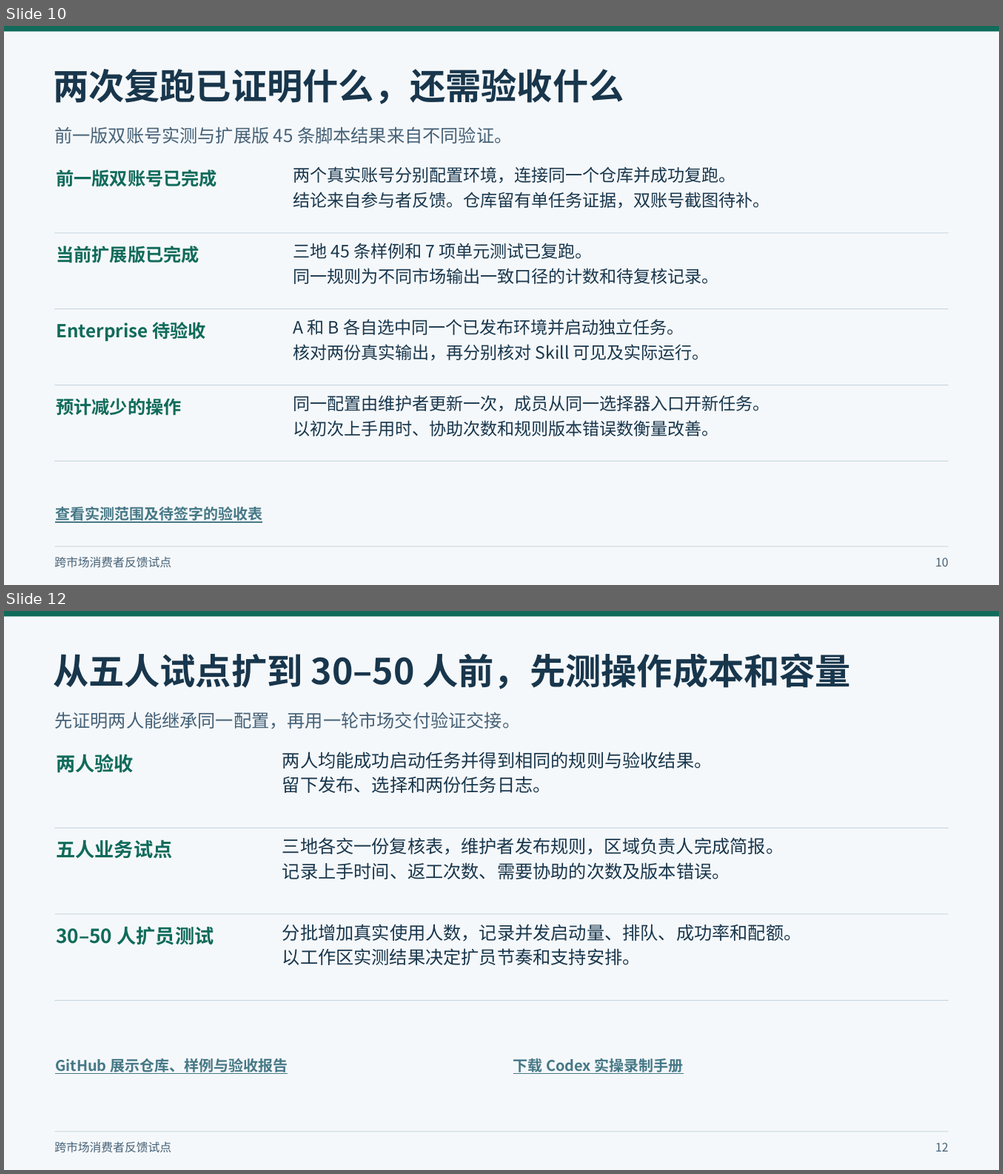
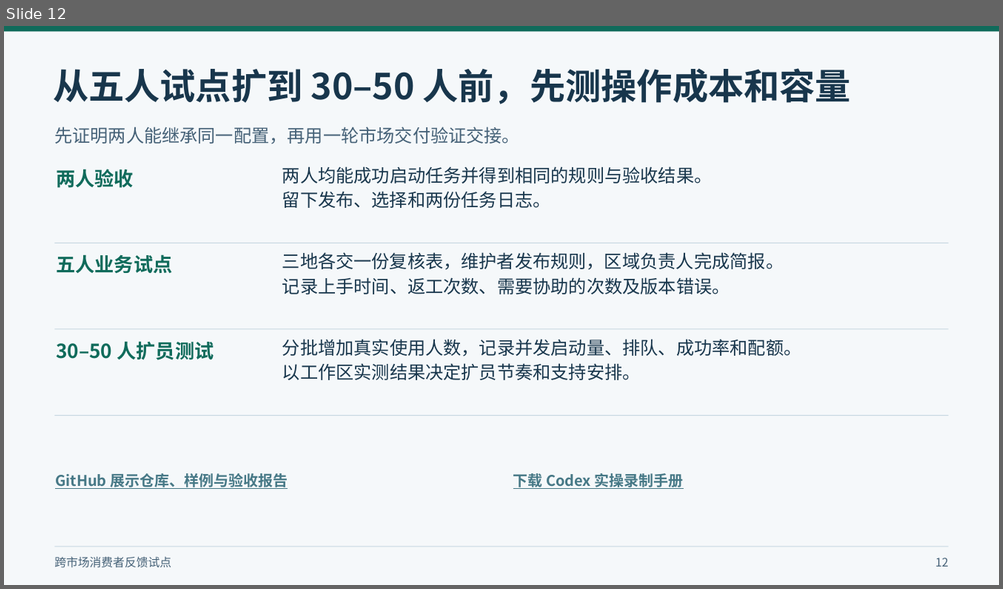
Before and after one commit to peterljlj/market-feedback-cloud-demo, a slide deck: docs/demo/enterprise-cloud-collaboration.pptx. Shown one above the other, each under a label of ours: slides 10 and 12 before the commit, slide 12 after it; the slides between them are not shown. The pictures are 1003x1174 and 1003x589 pixels, drawn with LibreOffice and Linux fonts; fonts in the diff are those of the drawing. Boxes give left, top, right and bottom in pixels: in the first picture for what was removed or moved away, otherwise in the second. Text is boxed around its words. In the diff, an @@ line names an element or a change of style, - is before the commit and + after.

```diff
--- a/docs/demo/enterprise-cloud-collaboration.pptx
+++ b/docs/demo/enterprise-cloud-collaboration.pptx
@@ slide 10 removed at (x1=4, y1=26, x2=999, y2=585), background #FFFFFF @@
@@ rectangle removed at (x1=4, y1=26, x2=999, y2=585) @@
@@ rectangle removed at (x1=4, y1=26, x2=999, y2=31) @@
@@ text removed at (x1=53, y1=68, x2=623, y2=104) @@
-两次复跑已证明什么，还需验收什么
@@ text removed at (x1=54, y1=127, x2=512, y2=144) @@
-前一版双账号实测与扩展版 45 条脚本结果来自不同验证。
@@ text removed at (x1=56, y1=170, x2=217, y2=187) @@
-前一版双账号已完成
@@ text removed at (x1=293, y1=167, x2=736, y2=184) @@
-两个真实账号分别配置环境，连接同一个仓库并成功复跑。
@@ text removed at (x1=293, y1=192, x2=770, y2=209) @@
-结论来自参与者反馈。仓库留有单任务证据，双账号截图待补。
@@ rectangle removed at (x1=55, y1=232, x2=948, y2=233) @@
@@ text removed at (x1=56, y1=246, x2=199, y2=263) @@
-当前扩展版已完成
@@ text removed at (x1=293, y1=243, x2=592, y2=259) @@
-三地 45 条样例和 7 项单元测试已复跑。
@@ text removed at (x1=293, y1=268, x2=719, y2=284) @@
-同一规则为不同市场输出一致口径的计数和待复核记录。
@@ rectangle removed at (x1=55, y1=309, x2=948, y2=309) @@
@@ text removed at (x1=56, y1=322, x2=206, y2=342) @@
-Enterprise 待验收
@@ text removed at (x1=293, y1=319, x2=683, y2=335) @@
-A 和 B 各自选中同一个已发布环境并启动独立任务。
@@ text removed at (x1=293, y1=344, x2=709, y2=361) @@
-核对两份真实输出，再分别核对 Skill 可见及实际运行。
@@ rectangle removed at (x1=55, y1=385, x2=948, y2=386) @@
@@ text removed at (x1=56, y1=398, x2=181, y2=416) @@
-预计减少的操作
@@ text removed at (x1=293, y1=395, x2=771, y2=412) @@
-同一配置由维护者更新一次，成员从同一选择器入口开新任务。
@@ text removed at (x1=293, y1=420, x2=719, y2=437) @@
-以初次上手用时、协助次数和规则版本错误数衡量改善。
@@ rectangle removed at (x1=55, y1=461, x2=948, y2=462) @@
@@ text removed at (x1=55, y1=507, x2=262, y2=523) @@
-查看实测范围及待签字的验收表
@@ text removed at (x1=54, y1=557, x2=171, y2=568) @@
-跨市场消费者反馈试点
@@ rectangle removed at (x1=55, y1=547, x2=948, y2=548) @@
@@ text removed at (x1=935, y1=558, x2=948, y2=567) @@
-10
```
Also in this commit, not shown: 8 slides changed, 2 slides added, 1 other slide removed, 4 other files.
